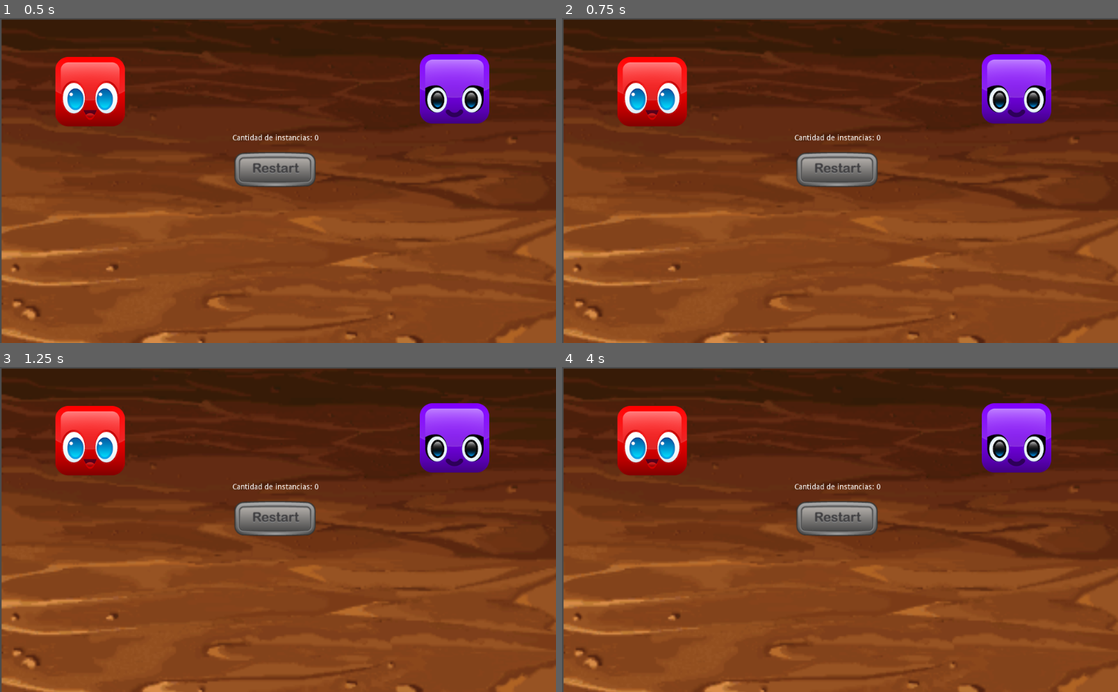
Above: before the commit, frames 1-4 (two rows, left to right).
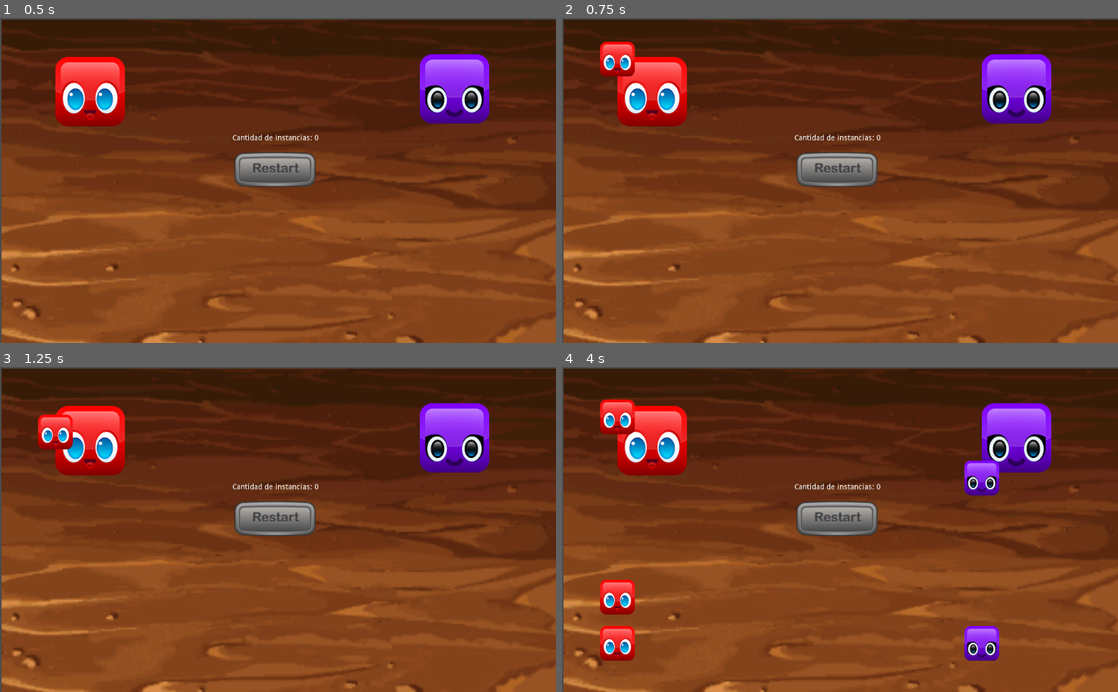
Above: after the commit, the same moments.

Repository: elianabarrios98/ejercicio_senales
Game: Godot game, scene res://scenes/Menu/Menu.tscn
Two runs of this game, one before a commit and one after it. Both use one fixed random seed, a clock stepped at 60 frames per second and the inputs below.
Inputs (mouse positions are in pixels of both pictures, inside the frame that each line leads up to):
- Up to frame 1 (0.5 s): no input
- Up to frame 2 (0.75 s): click (650, 92) at 0.5 s
- Up to frame 3 (1.25 s): no input
- Up to frame 4 (4 s): click (1017, 438) at 1.25 s; click (650, 441) at 2 s; click (1017, 438) at 2.75 s; click (650, 441) at 3.5 s

Frame 1 is identical in both runs. In frame 2, 0.7% of the frame differs, in the area x 6-14%, y 7-18%; in frame 3, 0.6%; in frame 4, 3.3%, in the area x 6-79%, y 10-91%.

Commit message:
conexion_generador_de_bloques
Se creó una función llamada "generate_block" en las escenas de los generadores "RedGenerator" y "VioletGenerator". A su vez se los conectó con el script "Menu" mediante llamado de la función.

Diff:
--- /dev/null
+++ b/scenes/Buttons/RedGenerator/RedGenerator.gd
@@ -0,0 +1,9 @@
+extends TextureButton
+
+var getBlockRed = preload("res://scenes/Blocks/Red/BlockRed.tscn") #Esto sirve para instanciar desde código
+
+
+func generate_block():
+	var red = getBlockRed.instance()
+	add_child(red)
+	pass
--- /dev/null
+++ b/scenes/Buttons/VioletGenerator/VioletGenerator.gd
@@ -0,0 +1,9 @@
+extends TextureButton
+
+var getBlockViolet = preload("res://scenes/Blocks/Violet/BlockViolet.tscn")
+
+
+func generate_block():
+	var violet = getBlockViolet.instance()
+	add_child(violet)
+	pass
--- a/scenes/Menu/Menu.gd
+++ b/scenes/Menu/Menu.gd
@@ -3,6 +3,10 @@
 const INSTANCES_TEXT = "Cantidad de instancias: "
 # Variable para contar cantidad de instancias
 var instancesCount = 0
+#No hace falta que esté instanciado en el menú
+#var getBlockViolet = preload("res://scenes/Blocks/Violet/BlockViolet.tscn")
+#var getBlockRed = preload("res://scenes/Blocks/Red/BlockRed.tscn") #Esto sirve para instanciar desde código
+
 
 func _ready():
 	# Inicializa el texto de "CountLabel" usando el texto
@@ -12,9 +16,9 @@
 
 
 func _on_RedGenerator_button_down():
-	pass # Replace with function body.
-
-
+		get_node("RedGenerator").generate_block()
+		pass # Replace with function body.
 
 func _on_VioletGenerator_button_down():
-	pass # Replace with function body.
+		get_node("VioletGenerator").generate_block()
+		pass # Replace with function body.
--- a/scenes/Menu/Menu.tscn
+++ b/scenes/Menu/Menu.tscn
@@ -1,10 +1,12 @@
-[gd_scene load_steps=7 format=2]
+[gd_scene load_steps=9 format=2]
 
 [ext_resource path="res://assets/background.png" type="Texture" id=1]
 [ext_resource path="res://scenes/Buttons/VioletGenerator/VioletGenerator.tscn" type="PackedScene" id=2]
 [ext_resource path="res://scenes/Buttons/RedGenerator/RedGenerator.tscn" type="PackedScene" id=3]
 [ext_resource path="res://scenes/Buttons/Reset/Reset.tscn" type="PackedScene" id=4]
 [ext_resource path="res://scenes/Menu/Menu.gd" type="Script" id=5]
+[ext_resource path="res://scenes/Buttons/RedGenerator/RedGenerator.gd" type="Script" id=6]
+[ext_resource path="res://scenes/Buttons/VioletGenerator/VioletGenerator.gd" type="Script" id=7]
 
 [sub_resource type="RectangleShape2D" id=1]
 extents = Vector2( 759.99, 33.6962 )
@@ -22,12 +24,14 @@
 margin_top = 72.2393
 margin_right = 230.116
 margin_bottom = 200.239
+script = ExtResource( 6 )
 
 [node name="VioletGenerator" parent="." instance=ExtResource( 2 )]
 margin_left = 772.557
 margin_top = 67.459
 margin_right = 900.557
 margin_bottom = 195.459
+script = ExtResource( 7 )
 
 [node name="Reset" parent="." instance=ExtResource( 4 )]
 margin_left = 430.229
